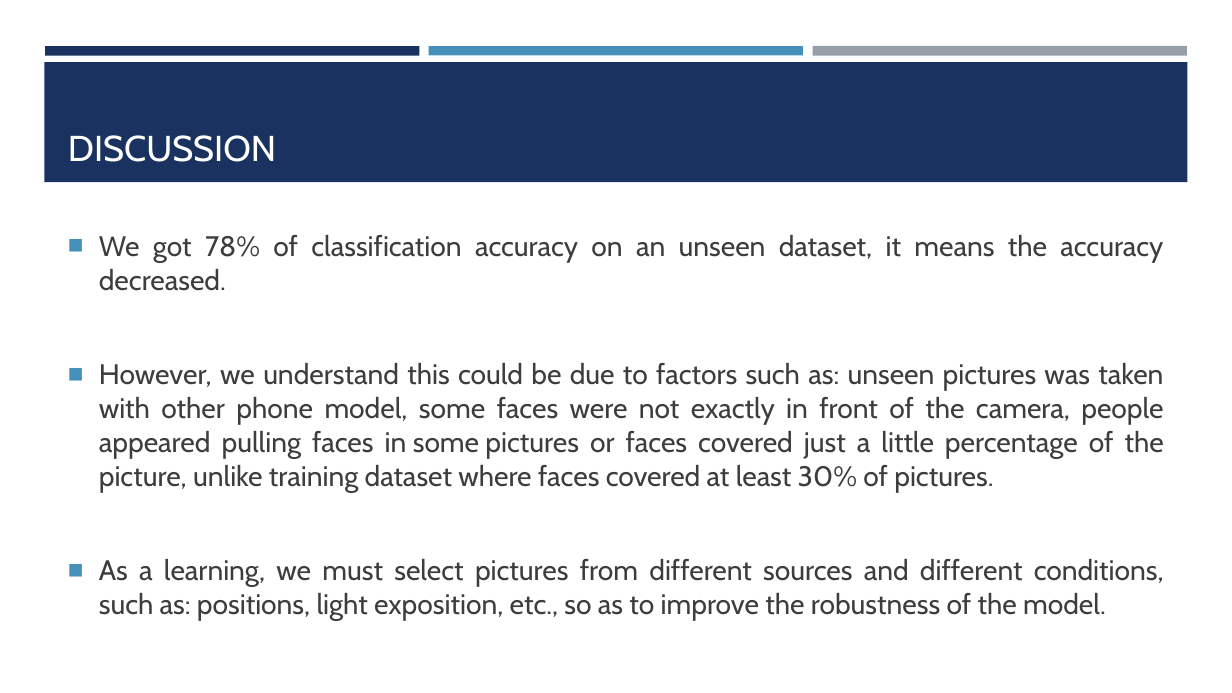
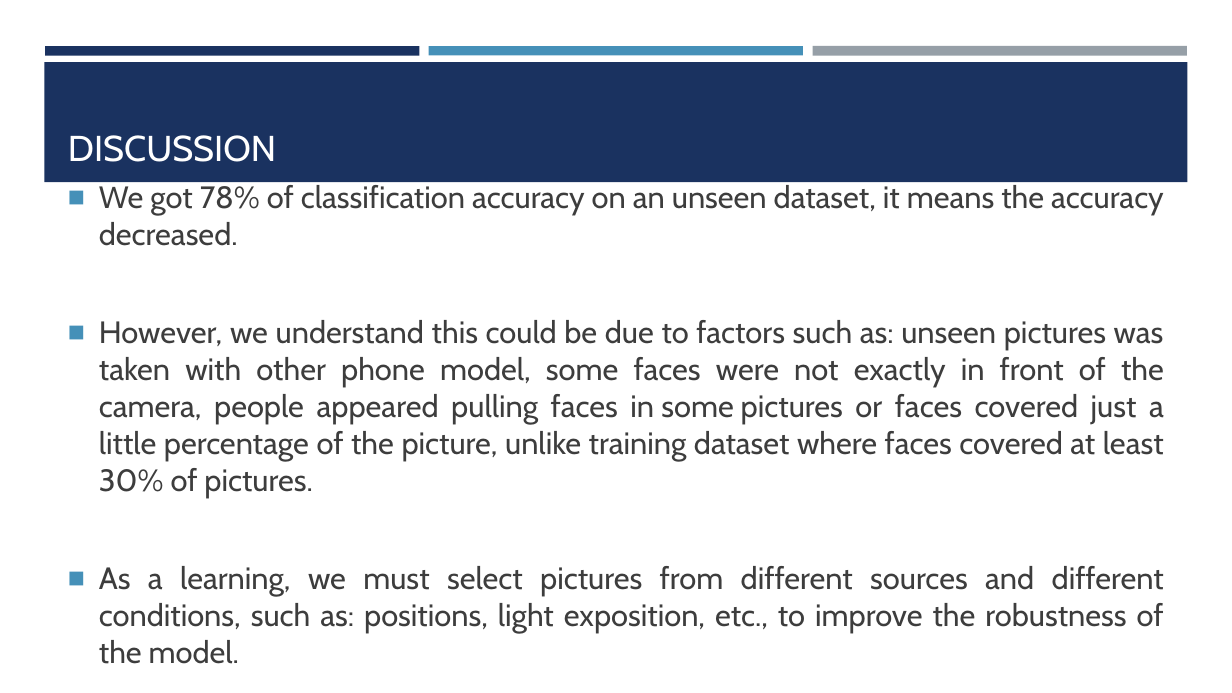
Before and after one commit to kompany04/Capstone_Project, a slide deck: slide 15 of Documents/BDM-3035.pptx. Drawn at 1232x693 pixels with LibreOffice and Linux fonts; fonts in the diff are those of the drawing. Boxes give left, top, right and bottom in pixels: in the first picture for what was removed or moved away, otherwise in the second. Text is boxed around its words. In the diff, an @@ line names an element or a change of style, - is before the commit and + after.

```diff
--- a/Documents/BDM-3035.pptx
+++ b/Documents/BDM-3035.pptx
@@ text at <box>99,185,1164,498</box>: size 22 to 24 pt in "We got 78% of classification accuracy on ...", "However, we understand this could be due ..." @@
@@ text at <box>99,566,1164,664</box>: text changed; size 22 to 24 pt @@
-■ As a learning, we must select pictures from different sources and different conditions, such as: positions, light exposition, etc., so as to improve the robustness of the model.
+■ As a learning, we must select pictures from different sources and different conditions, such as: positions, light exposition, etc., to improve the robustness of the model.
```
Also in this commit, not shown: 2 other slides changed, 2 slides added, 2 slides removed, 22 other files.
